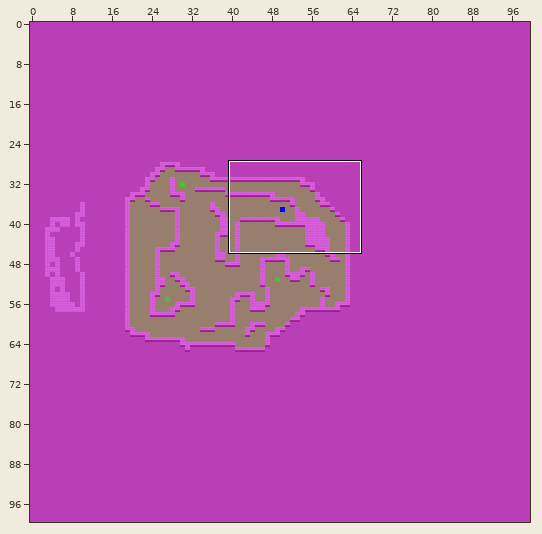
An edit to a level. Tiled map, raw-assets/tilemaps/main.tmx. The picture above shows the old version from afar; the outline marks the close-up.
Close-up. Before the edit:
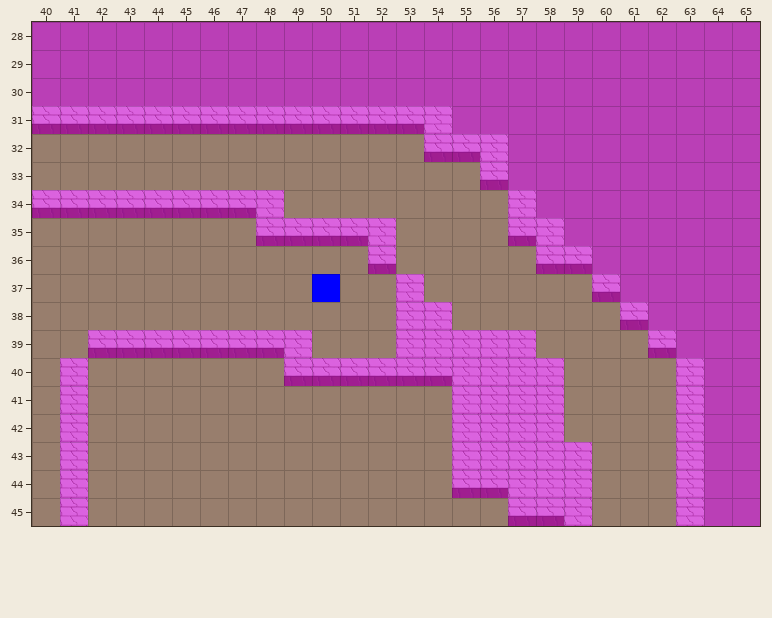
Cells are 128x128 px. Shown: x 40..65, y 28..45. The commit also changed other parts of the map, which this record leaves out.
After the commit:
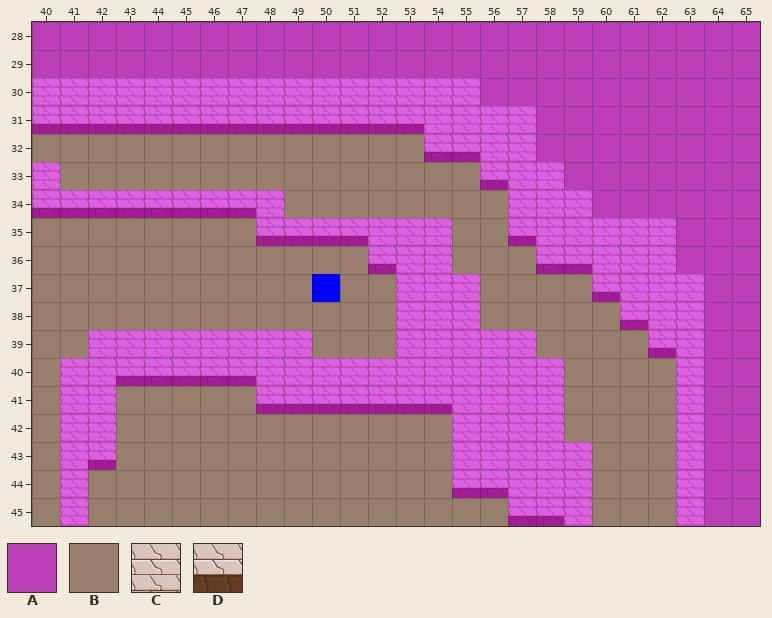
Key: from "collision": A 0; from "terrain": B 0, C 1, D 3.
_ is an empty cell.
See-through tiles are keyed as they look on the map.
The exact change:
Layer "terrain":
y 30: x 40..55 BBBBBBBBBBBBBBBB -> CCCCCCCCCCCCCCCC
y 31: x 55..57 BBB -> CCC
y 32: x 57 B -> C
y 33: x 40 B -> C; x 57..58 BB -> CC
y 34: x 58..59 BB -> CC
y 35: x 53..54 BB -> CC; x 59..62 BBBB -> CCCC
y 36: x 53..54 BB -> CC; x 60..62 BBB -> CCC
y 37: x 54..55 BB -> CC; x 61..63 BBB -> CCC
y 38: x 55 B -> C; x 62..63 BB -> CC
y 39: x 42..48 DDDDDDD -> CCCCCCC; x 63 B -> C
y 40: x 42..54 BBBBBBBDDDDDD -> CDDDDDCCCCCCC
y 41: x 42 B -> C; x 48..54 BBBBBBB -> DDDDDDD
y 42: x 42 B -> C
y 43: x 42 B -> D
Layer "collision":
y 33: x 40 _ -> A
y 35..36: x 53..54 __ -> AA
y 37: x 54..55 __ -> AA
y 38: x 55 _ -> A
y 40: x 42..48 _______ -> AAAAAAA
y 41: x 42 _ -> A; x 48..54 _______ -> AAAAAAA
y 42..43: x 42 _ -> A
Pixel boxes of the changes (left, top, right, bottom) in both close-ups:
changed: (32, 78, 704, 470)
